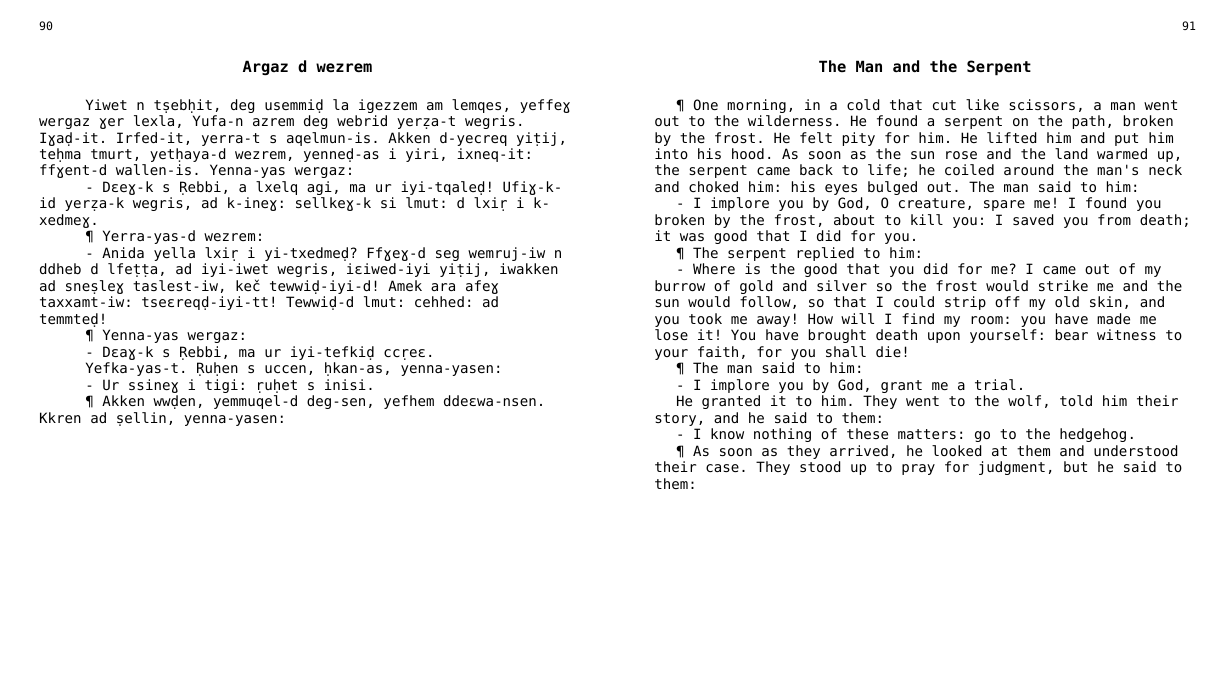
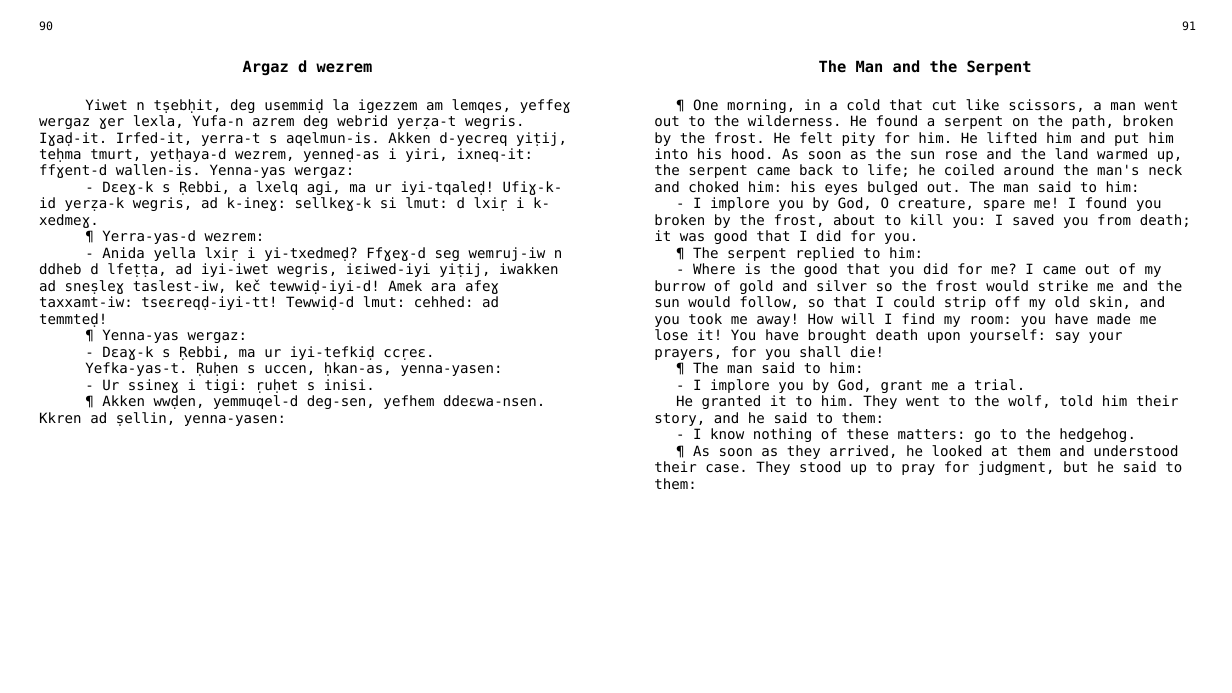
Before and after one commit to sferhah/tamacahut_n_wuccen, a slide deck: slide 41 of Uccen.ConsoleApp/uccen.eng.pptx. Drawn at 1232x693 pixels with LibreOffice and Linux fonts; fonts in the diff are those of the drawing. Boxes give left, top, right and bottom in pixels: in the first picture for what was removed or moved away, otherwise in the second. Text is boxed around its words. In the diff, an @@ line names an element or a change of style, - is before the commit and + after.

```diff
--- a/Uccen.ConsoleApp/uccen.eng.pptx
+++ b/Uccen.ConsoleApp/uccen.eng.pptx
@@ table at [30,15,1205,668] @@
-row 3, column 3: ¶ One morning, in a cold that cut like scissors, a man went out to the wilderness. He found a serpent on the path, broken by the frost. He felt pity for him. He lifted him and put him into his hood. As soon as the sun rose and the land warmed up, the serpent came back to life; he coiled around the man's neck and choked him: his eyes bulged out. The man said to him: / - I implore you by God, O creature, spare me! I found you broken by the frost, about to kill you: I saved you from death; it was good that I did for you. / ¶ The serpent replied to him: / - Where is the good that you did for me? I came out of my burrow of gold and silver so the frost would strike me and the sun would follow, so that I could strip off my old skin, and you took me away! How will I find my room: you have made me lose it! You have brought death upon yourself: bear witness to your faith, for you shall die! / ¶ The man said to him: / - I implore you by God, grant me a trial. / He granted it to him. They went to the wolf, told him their story, and he said to them: / - I know nothing of these matters: go to the hedgehog. / ¶ As soon as they arrived, he looked at them and understood their case. They stood up to pray for judgment, but he said to them:
+row 3, column 3: ¶ One morning, in a cold that cut like scissors, a man went out to the wilderness. He found a serpent on the path, broken by the frost. He felt pity for him. He lifted him and put him into his hood. As soon as the sun rose and the land warmed up, the serpent came back to life; he coiled around the man's neck and choked him: his eyes bulged out. The man said to him: / - I implore you by God, O creature, spare me! I found you broken by the frost, about to kill you: I saved you from death; it was good that I did for you. / ¶ The serpent replied to him: / - Where is the good that you did for me? I came out of my burrow of gold and silver so the frost would strike me and the sun would follow, so that I could strip off my old skin, and you took me away! How will I find my room: you have made me lose it! You have brought death upon yourself: say your prayers, for you shall die! / ¶ The man said to him: / - I implore you by God, grant me a trial. / He granted it to him. They went to the wolf, told him their story, and he said to them: / - I know nothing of these matters: go to the hedgehog. / ¶ As soon as they arrived, he looked at them and understood their case. They stood up to pray for judgment, but he said to them:
```
Also in this commit, not shown: 3 other files.
